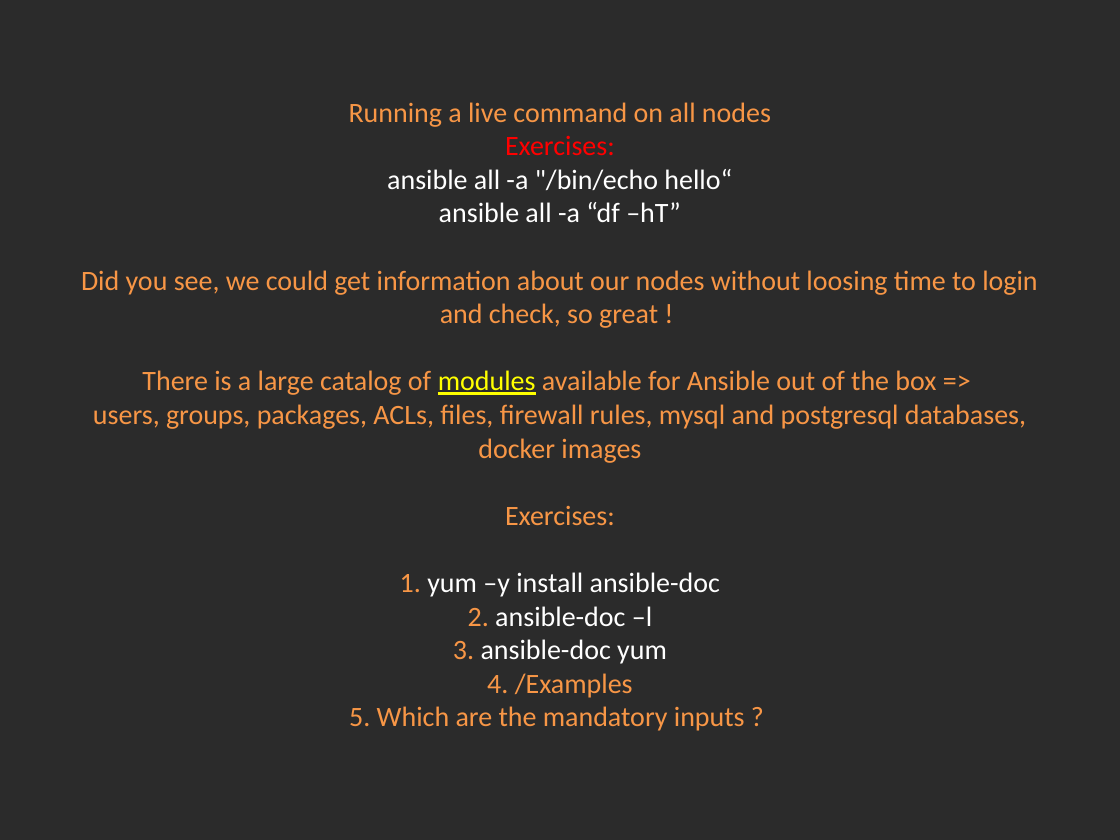
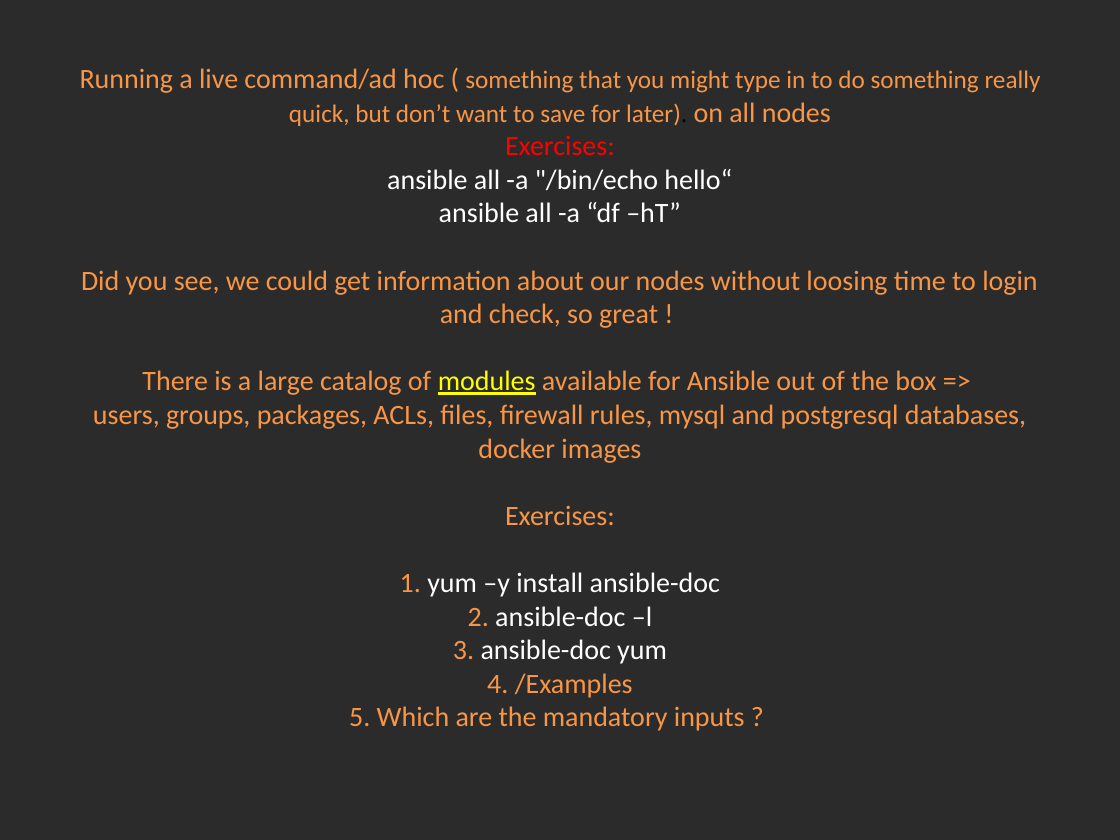
Before and after one commit to Academy-Soft-Intellect/Linux-Course, a slide deck: slide 3 of 16.ConfigurationManagement_With_Ansible/16-Conf_Man_Ansible.pptx. Drawn at 1120x840 pixels with LibreOffice and Linux fonts; fonts in the diff are those of the drawing; background and template pictures are left out; a plain dark background stands for a picture behind light text. Boxes give left, top, right and bottom in pixels: in the first picture for what was removed or moved away, otherwise in the second. Text is boxed around its words. In the diff, an @@ line names an element or a change of style, - is before the commit and + after.

Commit message:
ANsible edit.

```diff
--- a/16.ConfigurationManagement_With_Ansible/16-Conf_Man_Ansible.pptx
+++ b/16.ConfigurationManagement_With_Ansible/16-Conf_Man_Ansible.pptx
@@ title at <box>80,68,1041,731</box>: text changed @@
-Running a live command on all nodes
-Exercises:
-ansible all -a "/bin/echo hello“
-ansible all -a “df –hT”
-Did you see, we could get information about our nodes without loosing time to login and check, so great !
-There is a large catalog of modules available for Ansible out of the box =>
-users, groups, packages, ACLs, files, firewall rules, mysql and postgresql databases, docker images
-Exercises:
-1. yum –y install ansible-doc
-2. ansible-doc –l
-3. ansible-doc yum
-4. /Examples
-5. Which are the mandatory inputs ?
+Running a live command/ad hoc ( something that you might type in to do something really quick, but don’t want to save for later). on all nodes
+Exercises:
+ansible all -a "/bin/echo hello“
+ansible all -a “df –hT”
+Did you see, we could get information about our nodes without loosing time to login and check, so great !
+There is a large catalog of modules available for Ansible out of the box =>
+users, groups, packages, ACLs, files, firewall rules, mysql and postgresql databases, docker images
+Exercises:
+1. yum –y install ansible-doc
+2. ansible-doc –l
+3. ansible-doc yum
+4. /Examples
+5. Which are the mandatory inputs ?
```
Also in this commit, not shown: 2 other slides changed.
